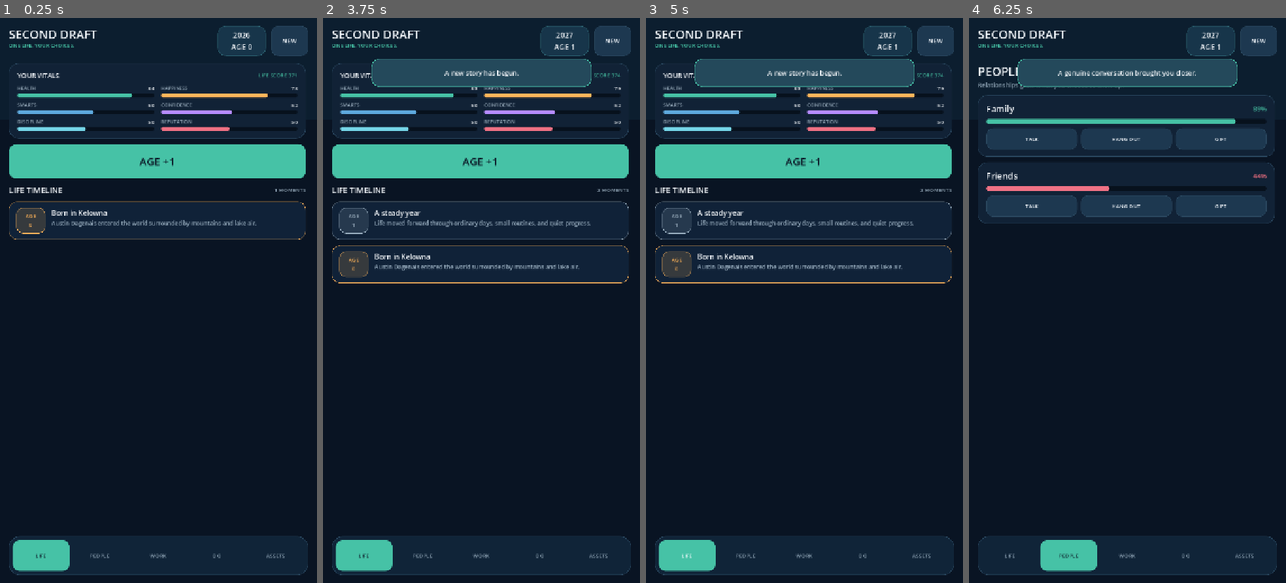
Above: before the commit, frames 1-4 (left to right).
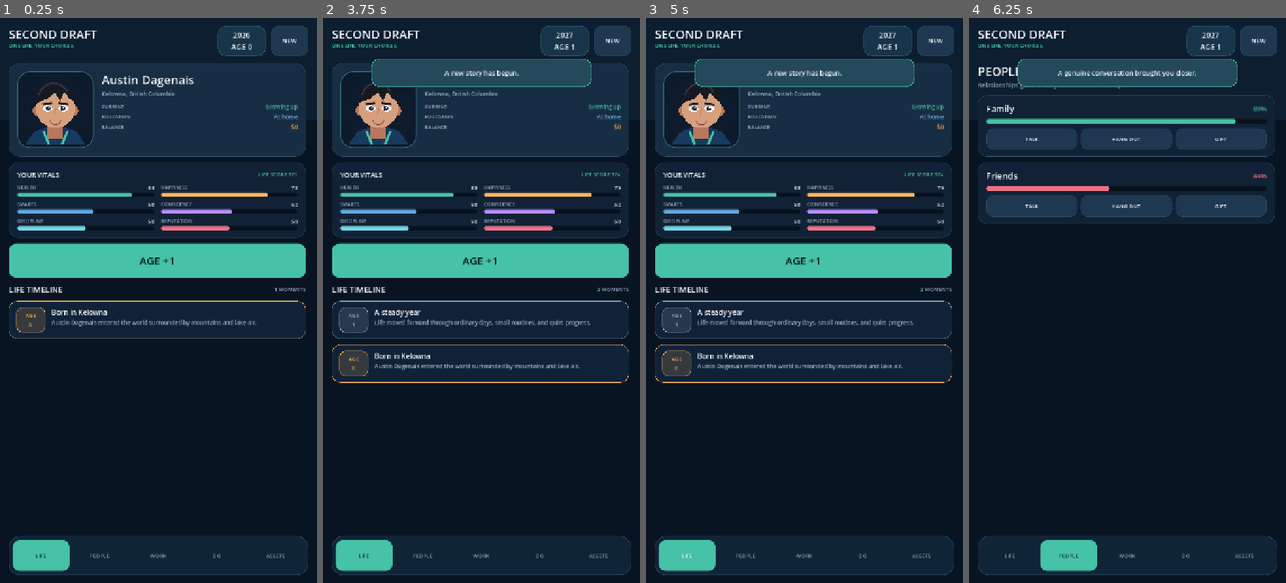
Above: after the commit, the same moments.

Repository: austindagenais12-dot/mynba2k26-companion-app
Game: Godot game, scene res://main.tscn
Two runs of this game, one before a commit and one after it. Both use one fixed random seed, a clock stepped at 60 frames per second and the inputs below.
Inputs:
- Up to frame 1 (0.25 s): no input
- Up to frame 2 (3.75 s): click "NEW" at 0.5 s; click "START NEW STORY" at 1.25 s; click "NEW" at 2 s; click "START NEW STORY" at 2.75 s; click "AGE +1" at 3.5 s
- Up to frame 3 (5 s): click "LIFE" at 4.25 s
- Up to frame 4 (6.25 s): click "PEOPLE" at 5 s; click "TALK" at 5.75 s

The runs differ from the first frame. In frame 1, 21% of the frame differs, in the area x 2-97%, y 8-57%; in frame 2, 22%; in frame 3, 22%, in the area x 2-97%, y 8-65%; in frame 4, nothing differs.
Error before the commit: Parse Error: The function signature doesn't match the parent. Parent signature is "draw_ellipse(Vector2, float, float, Color, bool = <default>, float = <defaul…

Commit message:
Fix avatar draw helper signature

Diff:
--- a/second-draft-godot/scripts/avatar.gd
+++ b/second-draft-godot/scripts/avatar.gd
@@ -103,8 +103,8 @@
 		draw_line(center + Vector2(-28, -7) * scale_value, center + Vector2(-8, -7) * scale_value, hair, 3.0 * scale_value, true)
 		draw_line(center + Vector2(8, -7) * scale_value, center + Vector2(28, -7) * scale_value, hair, 3.0 * scale_value, true)
 	else:
-		draw_ellipse(center + Vector2(-18, -7) * scale_value, Vector2(11, 7) * scale_value, cream)
-		draw_ellipse(center + Vector2(18, -7) * scale_value, Vector2(11, 7) * scale_value, cream)
+		draw_ellipse_shape(center + Vector2(-18, -7) * scale_value, Vector2(11, 7) * scale_value, cream)
+		draw_ellipse_shape(center + Vector2(18, -7) * scale_value, Vector2(11, 7) * scale_value, cream)
 		draw_circle(center + Vector2(-16, -7) * scale_value, 5.0 * scale_value, Color("293849"))
 		draw_circle(center + Vector2(16, -7) * scale_value, 5.0 * scale_value, Color("293849"))
 		draw_circle(center + Vector2(-14, -9) * scale_value, 1.6 * scale_value, cream)
@@ -125,7 +125,7 @@
 		draw_arc(center + Vector2(0, 0) * scale_value, 46.0 * scale_value, 0.0, TAU, 40, Color(0.65, 0.25, 0.32, 0.24), 3.0 * scale_value, true)
 
 
-func draw_ellipse(position: Vector2, radii: Vector2, color: Color) -> void:
+func draw_ellipse_shape(position: Vector2, radii: Vector2, color: Color) -> void:
 	var points := PackedVector2Array()
 	for index in range(24):
 		var angle := TAU * float(index) / 24.0
